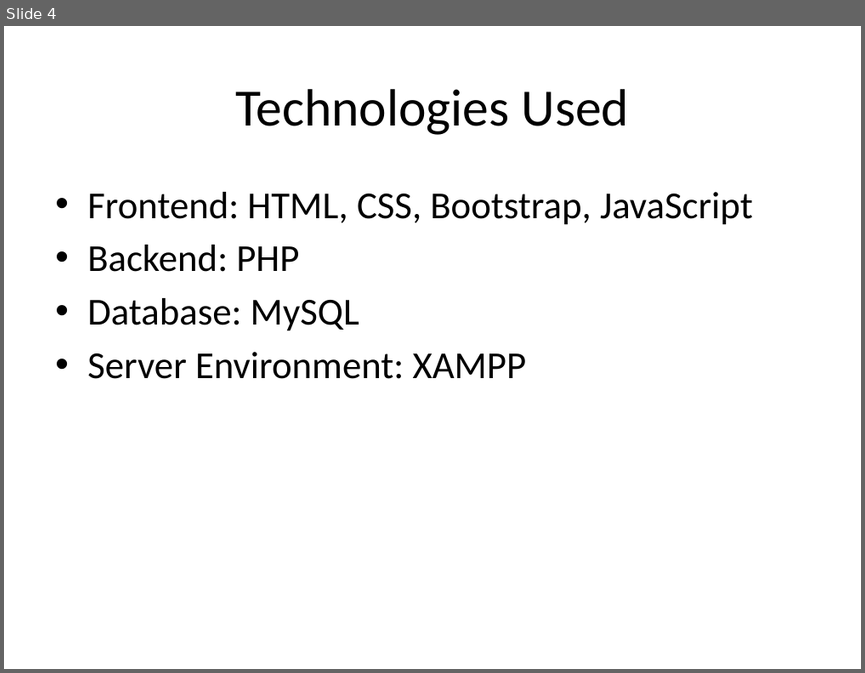
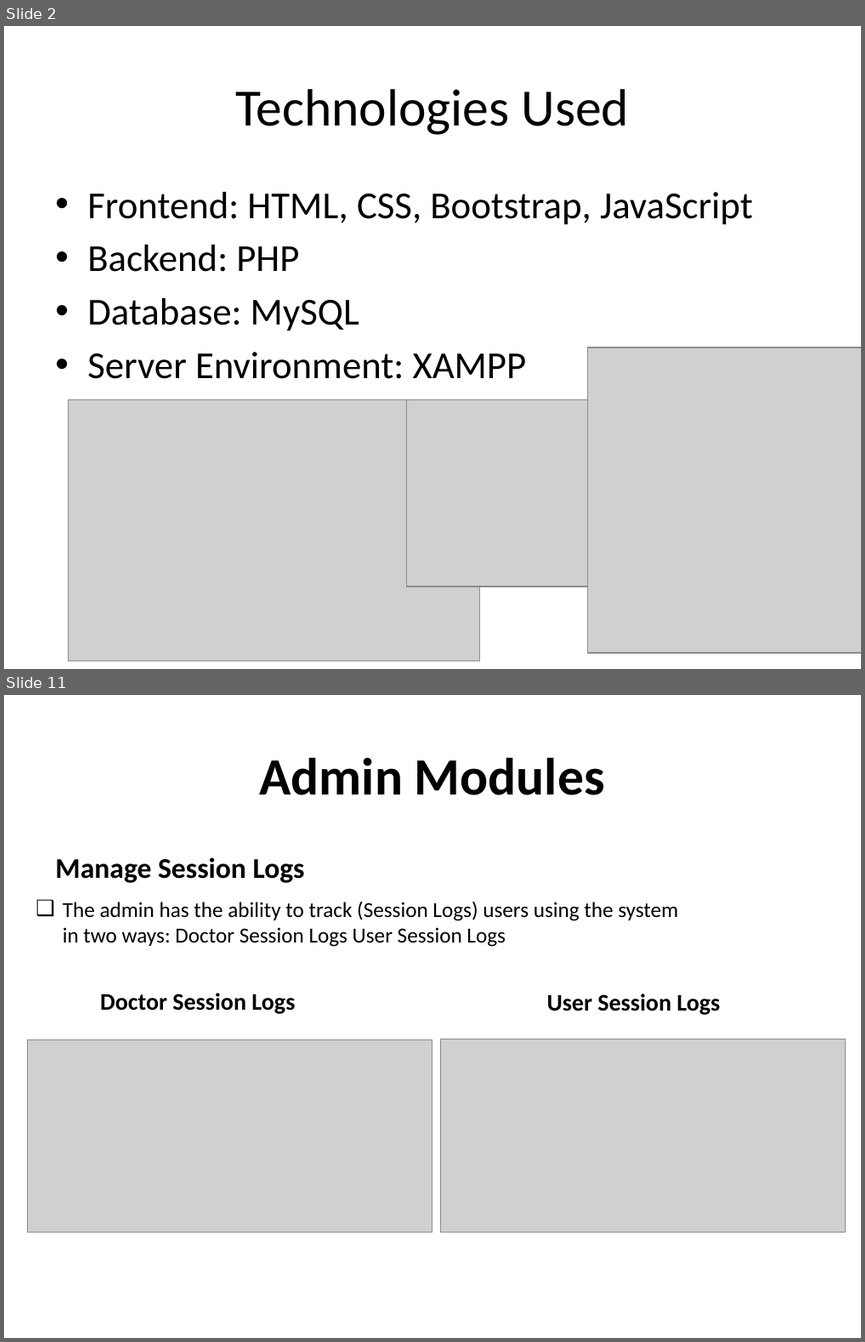
Before and after one commit to Eng-Aadam/Fududeeye-System, a slide deck: Fududeeye(PPT).pptx. Shown one above the other, each under a label of ours: slide 4 before the commit, slides 2 and 11 after it; the slides between them are not shown. The pictures are 865x673 and 865x1342 pixels, drawn with LibreOffice and Linux fonts; fonts in the diff are those of the drawing; grey boxes stand for pictures. Boxes give left, top, right and bottom in pixels: in the first picture for what was removed or moved away, otherwise in the second. Text is boxed around its words. In the diff, an @@ line names an element or a change of style, - is before the commit and + after.

```diff
--- a/Fududeeye(PPT).pptx
+++ b/Fududeeye(PPT).pptx
@@ slide 11 added at (4, 695, 861, 1338), background #FFFFFF @@
@@ title added at (260, 757, 605, 795), 44 pt, text #000000, bold @@
+Admin Modules
@@ text added at (55, 857, 305, 883), 24 pt, text #000000, bold @@
+Manage Session Logs
@@ text added at (63, 901, 678, 947), 18 pt, text #000000 @@
+❑ The admin has the ability to track (Session Logs) users using the system in two ways: Doctor Session Logs User Session Logs
@@ text added at (100, 993, 295, 1014), 20 pt, text #000000, bold @@
+Doctor Session Logs
@@ text added at (547, 993, 720, 1015), 20 pt, text #000000, bold @@
+User Session Logs
@@ picture added at (27, 1039, 432, 1232) @@
@@ picture added at (441, 1038, 846, 1232) @@
@@ what was slide 4 is now slide 2 @@
@@ slide 2 changed as well @@
@@ picture added at (587, 347, 861, 652) @@
@@ picture added at (69, 399, 479, 660) @@
@@ picture added at (407, 399, 739, 585) @@
```
Also in this commit, not shown: 1 other slide changed, 10 other slides added, 9 slides removed.
